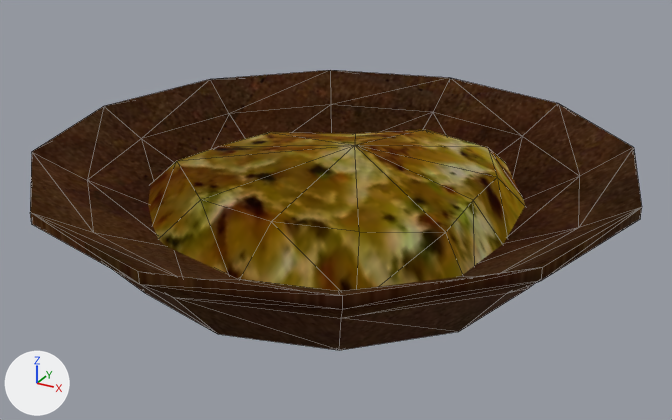
Two versions of the glTF model assets/models/KM_ITFO_SCRAMBLEDEGGS.glb, one commit apart.
The view is the same before and after, from a 50 mm camera at (0.251, -0.455, 0.237) aimed at (0.003, -0.003, 0.011). Every picture has the same lights, and +X, +Y and +Z are marked at lower left. Mesh edges are drawn as thin lines.
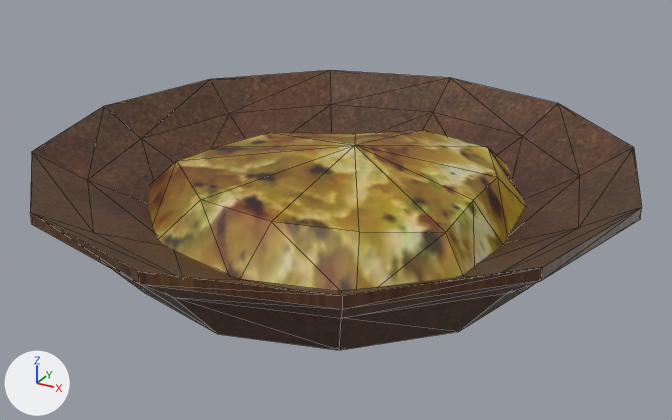
Where the change shows, as pixel boxes (x1, y1, x2, y2) in the pictures (672 x 420 px):
```json
{"object": "Mesh", "change": "surface changed", "before": [30, 70, 642, 350], "after": [30, 70, 642, 350]}
```

Edits to the scene script, one JSON object a line:
```json
{"op": "add", "block": "img_nw_seq_obj_rum_01_1", "code": ["img_nw_seq_obj_rum_01_1 = load_image('NW_Seq_Obj_Rum_01', '_unpacked/NW_Seq_Obj_Rum_01', 256, 256, 'sRGB')"]}
{"op": "set", "path": "mat_nw_seq_obj_rum_01.metallic", "old": "1.0", "new": "0.0"}
{"op": "set", "path": "mat_nw_seq_obj_rum_01.roughness", "old": "1.0", "new": "0.5"}
{"op": "set", "path": "mat_nw_seq_obj_rum_01.texture", "old": "img_nw_seq_obj_rum_01", "new": "img_nw_seq_obj_rum_01_1"}
{"op": "set", "path": "mat_km_food.metallic", "old": "1.0", "new": "0.0"}
{"op": "set", "path": "mat_km_food.roughness", "old": "1.0", "new": "0.5"}
```
